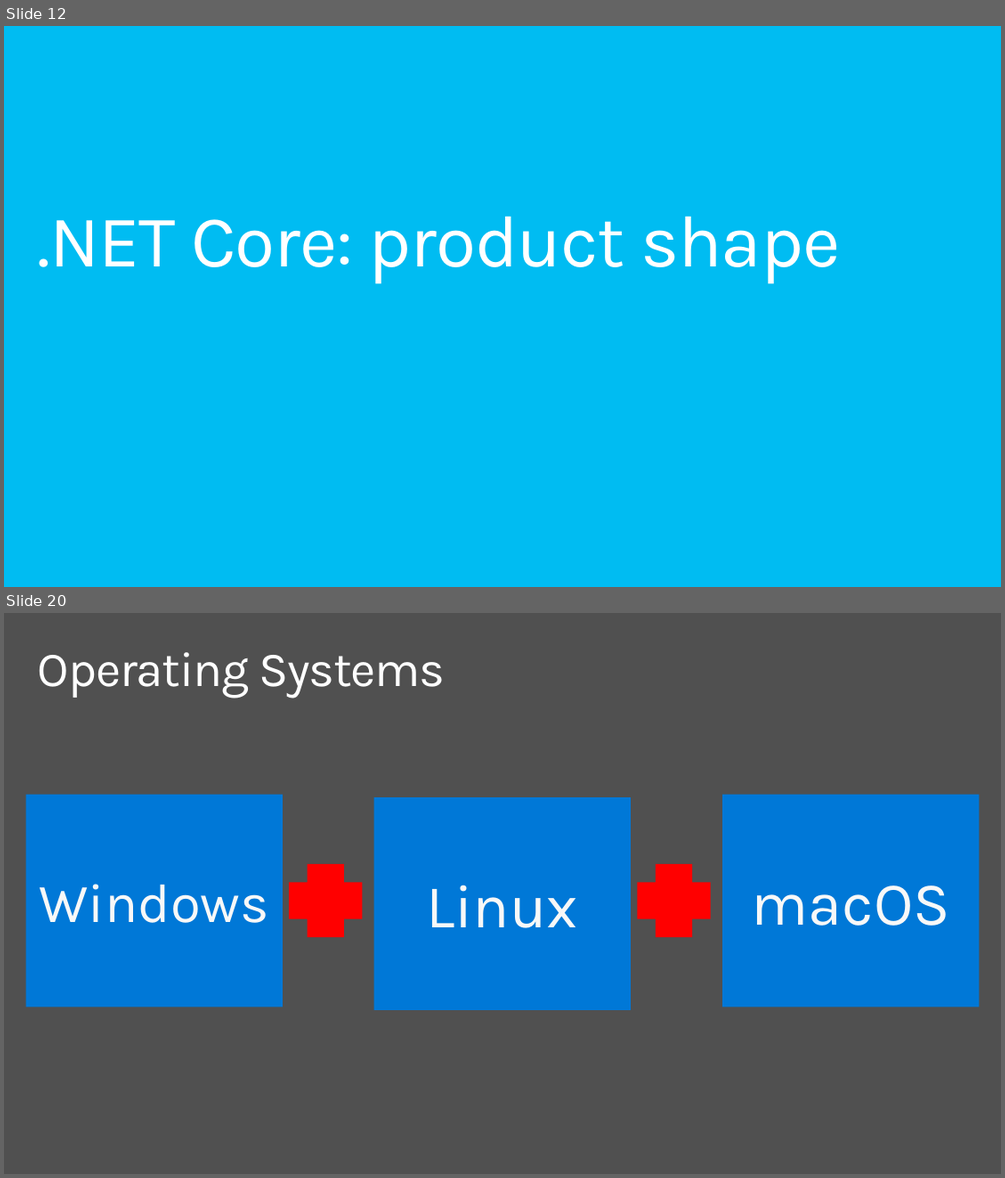
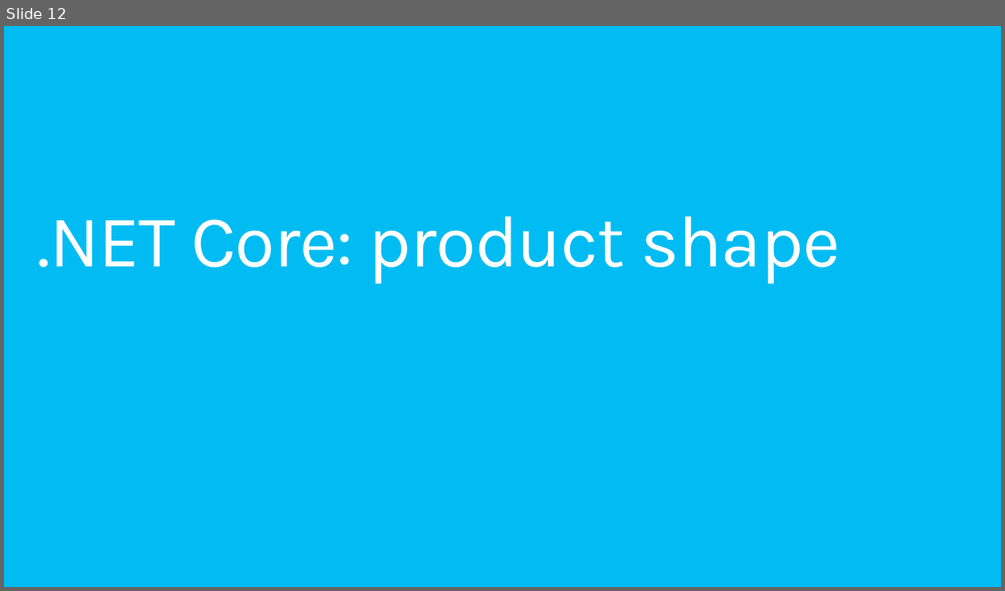
Before and after one commit to dotnet-presentations/dotnetcore-workshop, a slide deck: 1-Overview-Tools-Acquisition/netcore-workshop-overview-tools.pptx. Shown one above the other, each under a label of ours: slides 12 and 20 before the commit, slide 12 after it; the slides between them are not shown. The pictures are 1005x1178 and 1005x591 pixels, drawn with LibreOffice and Linux fonts; fonts in the diff are those of the drawing; background and template pictures are left out. Boxes give left, top, right and bottom in pixels: in the first picture for what was removed or moved away, otherwise in the second. Text is boxed around its words. In the diff, an @@ line names an element or a change of style, - is before the commit and + after.

```diff
--- a/1-Overview-Tools-Acquisition/netcore-workshop-overview-tools.pptx
+++ b/1-Overview-Tools-Acquisition/netcore-workshop-overview-tools.pptx
@@ slide 20 removed at box(4, 613, 1001, 1174), background #505050 @@
@@ title removed at box(38, 652, 445, 698) @@
-Operating Systems
@@ rounded rectangle removed at box(26, 794, 283, 1006) @@
-Windows
@@ rounded rectangle removed at box(374, 797, 631, 1010) @@
-Linux
@@ rounded rectangle removed at box(722, 794, 979, 1006) @@
-macOS
@@ plus removed at box(289, 864, 363, 937) @@
@@ plus removed at box(638, 864, 711, 937) @@
```
Also in this commit, not shown: 9 slides changed, 5 other slides removed, 1 other file.
